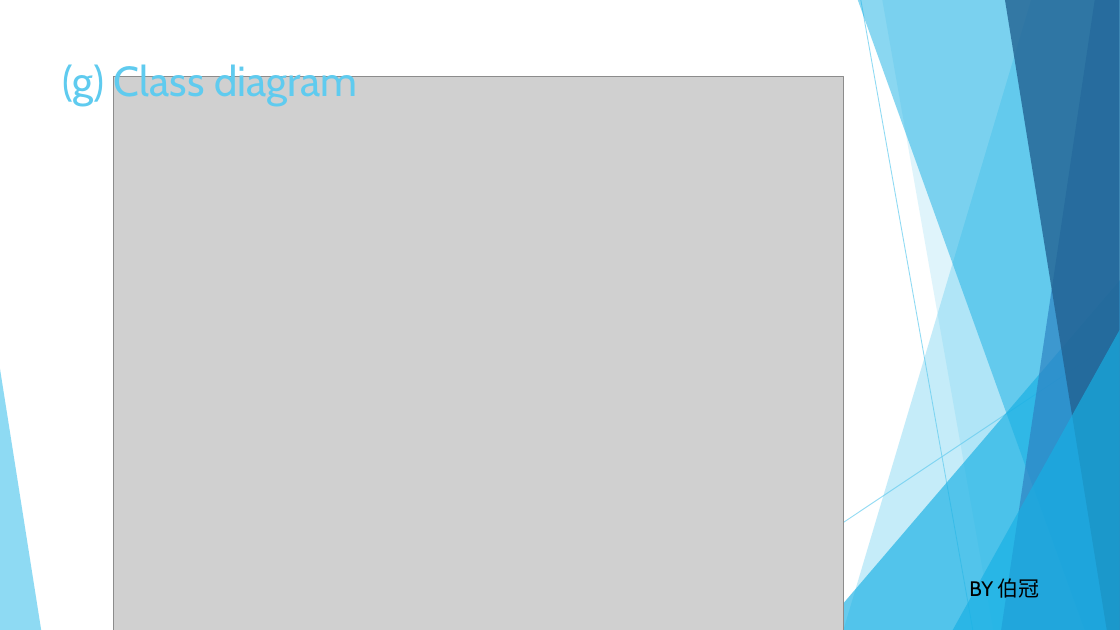
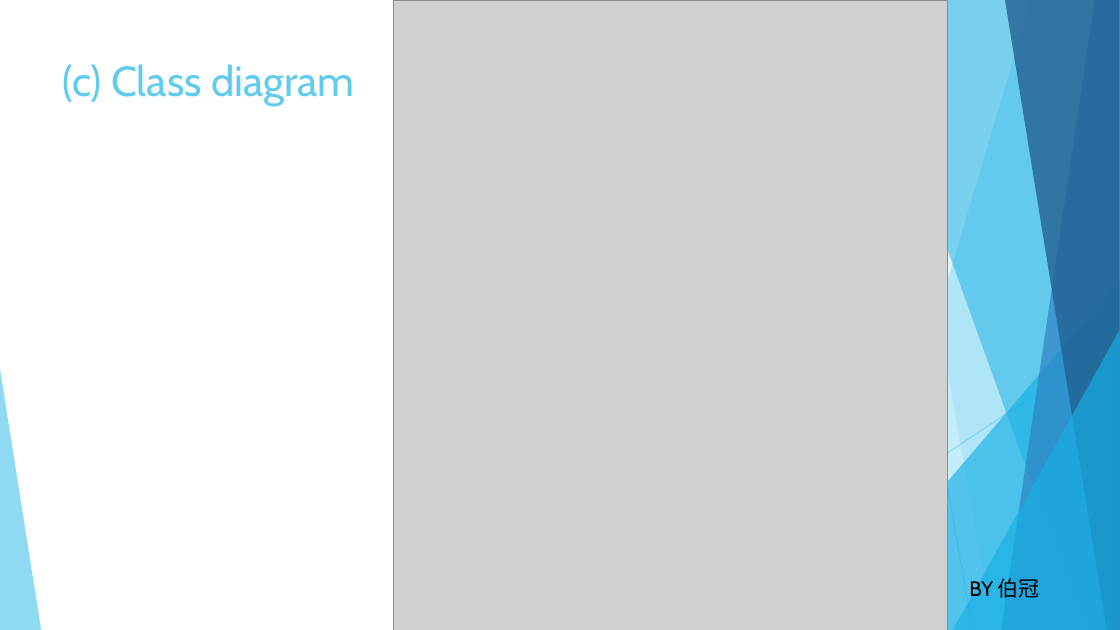
Before and after one commit to OctupusTea/OOAD, a slide deck: slide 4 of Final Project/OOAD 個人計帳本.pptx (slide 8 before the commit). Drawn at 1120x630 pixels with LibreOffice and Linux fonts; fonts in the diff are those of the drawing; grey boxes stand for pictures. Boxes give left, top, right and bottom in pixels: in the first picture for what was removed or moved away, otherwise in the second. Text is boxed around its words. In the diff, an @@ line names an element or a change of style, - is before the commit and + after.

```diff
--- a/Final Project/OOAD 個人計帳本.pptx
+++ b/Final Project/OOAD 個人計帳本.pptx
@@ picture added at box(393, 1, 948, 630) @@
@@ title at box(63, 64, 354, 106): text changed @@
-(g) Class diagram
+(c) Class diagram
@@ picture removed at box(113, 76, 844, 630) @@
@@ page number removed at box(837, 566, 843, 579) @@
-8
```
Also in this commit, not shown: 1 other slide changed, 3 slides added, 4 slides removed.
